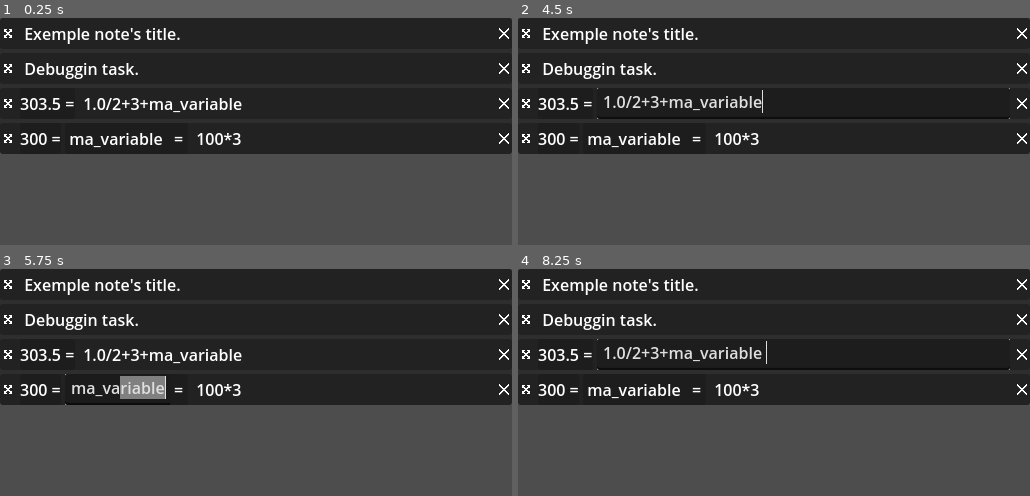
Above: before the commit, frames 1-4 (two rows, left to right).
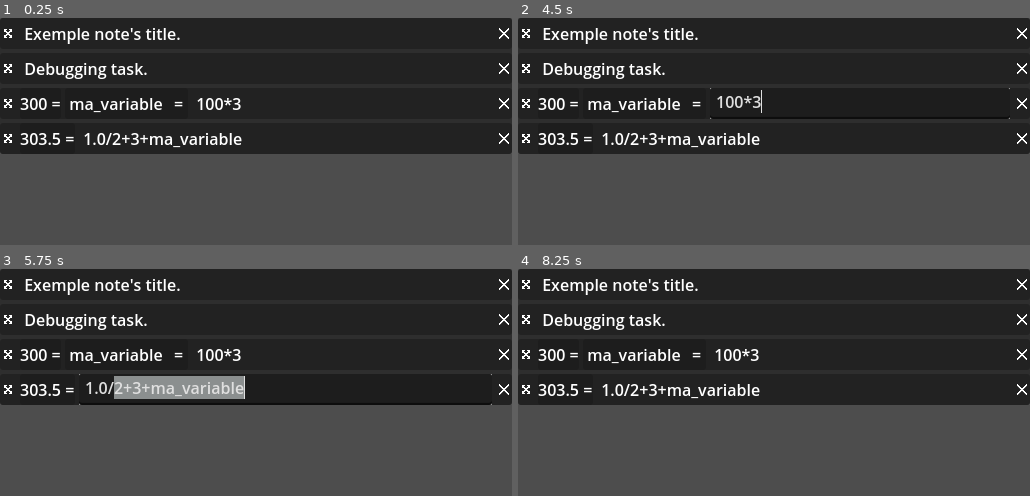
Above: after the commit, the same moments.

Repository: xorblo-doitus/Bloc-notes-plus-plus
Game: Godot game, scene res://src/app/main.tscn
Two runs of this game, one before a commit and one after it. Both use one fixed random seed, a clock stepped at 60 frames per second and the inputs below. The engine's default icon, where the game draws it, is replaced by a stand-in: a white triangle on a blue panel in a dark square.
Inputs (mouse positions are in pixels of both pictures, inside the frame that each line leads up to):
- Up to frame 1 (0.25 s): no input
- Up to frame 2 (4.5 s): click (528, 33) at 0.52 s; click (528, 33) at 1.27 s; click (528, 33) at 2.02 s; tap Enter at 2.75, 4.25 s; drag from (774, 33) to (825, 129) at 2.77 s; tap Space at 3.5 s; drag from (774, 67) to (outside the picture) at 3.52 s; move the mouse to (804, 104) at 4.27 s; tap Ctrl at 4.35 s; click (804, 104) at 4.42 s
- Up to frame 3 (5.75 s): tap Space at 5 s; drag from (117, 389) to (102, 409) at 5.02 s
- Up to frame 4 (8.25 s): tap Enter at 5.75 s; drag from (861, 389) to (799, 468) at 5.77 s; drag from (620, 409) to (697, 368) at 6.52 s; tap Space at 7.25 s; move the mouse to (799, 468) at 7.27 s; tap Ctrl at 7.35 s; click (799, 468) at 7.42 s; drag from (697, 368) to (671, 489) at 8.02 s

The runs differ from the first frame. In frame 1, 2.6% of the frame differs, in the area x 7-48%, y 19-58%; in frame 2, 2.7%; in frame 3, 3.8%, in the area x 7-97%, y 19-60%; in frame 4, 2.8%.

Commit message:
Reorder default debugging notes to silent a useless error

Diff:
--- a/src/app/workspace_save.gd
+++ b/src/app/workspace_save.gd
@@ -14,9 +14,9 @@
 	Note.new(TranslationServer.translate("EXEMPLE_NOTE_TITLE"), TranslationServer.translate("EXEMPLE_NOTE_DESCRIPTION")),
 ]) if not OS.is_debug_build() else NoteList.new([
 	Note.new(TranslationServer.translate("EXEMPLE_NOTE_TITLE"), TranslationServer.translate("EXEMPLE_NOTE_DESCRIPTION")),
-	Task.new("Debuggin task."),
+	Task.new("Debugging task."),
+	Variable.new("100*3").set_name("ma_variable"),
 	Calculus.new("1.0/2+3+ma_variable"),
-	Variable.new("100*3").set_name("ma_variable"),
 ])
 
 
--- a/src/note/calculus/calculus.gd
+++ b/src/note/calculus/calculus.gd
@@ -109,9 +109,8 @@
 	var error: Error = expression.parse(string_expression, current_variables.keys())
 
 	if error:
-		print("catched ", error)
 		return expression.get_error_text()
-	print(error)
+
 	var result = expression.execute(current_variables.values(), CustomFunctions.singleton)
 
 	if expression.has_execute_failed():
